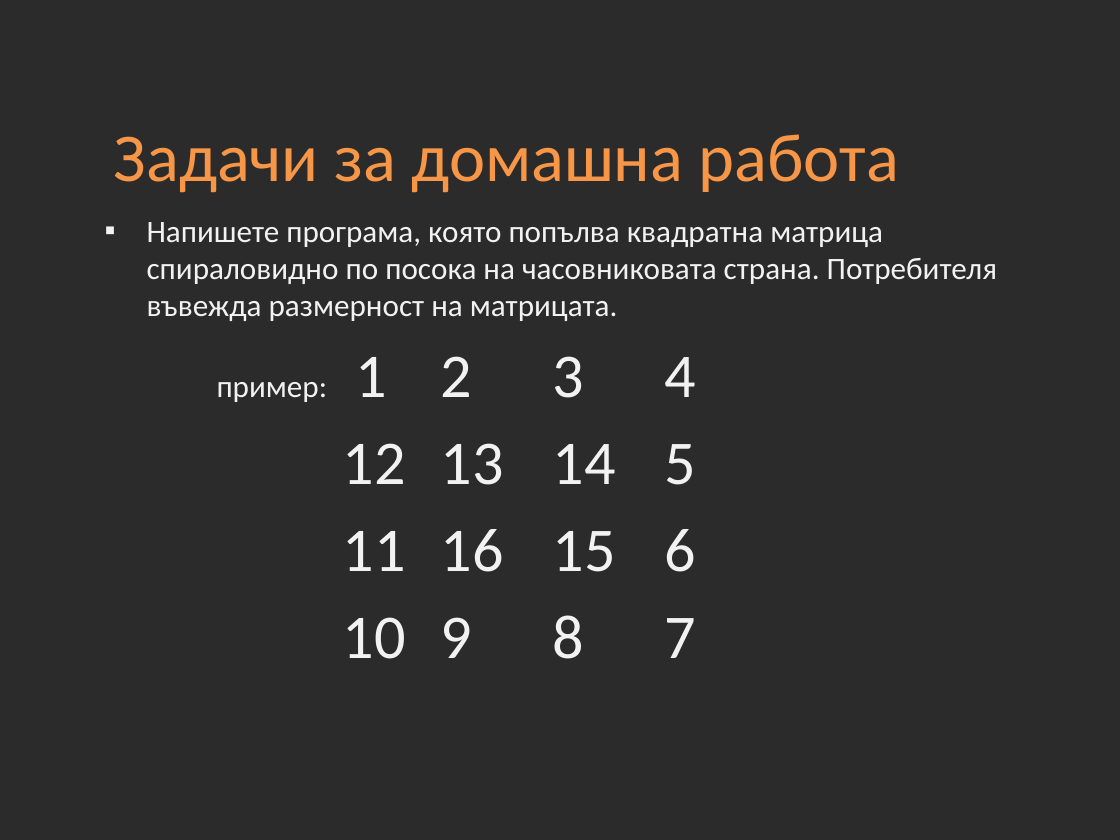
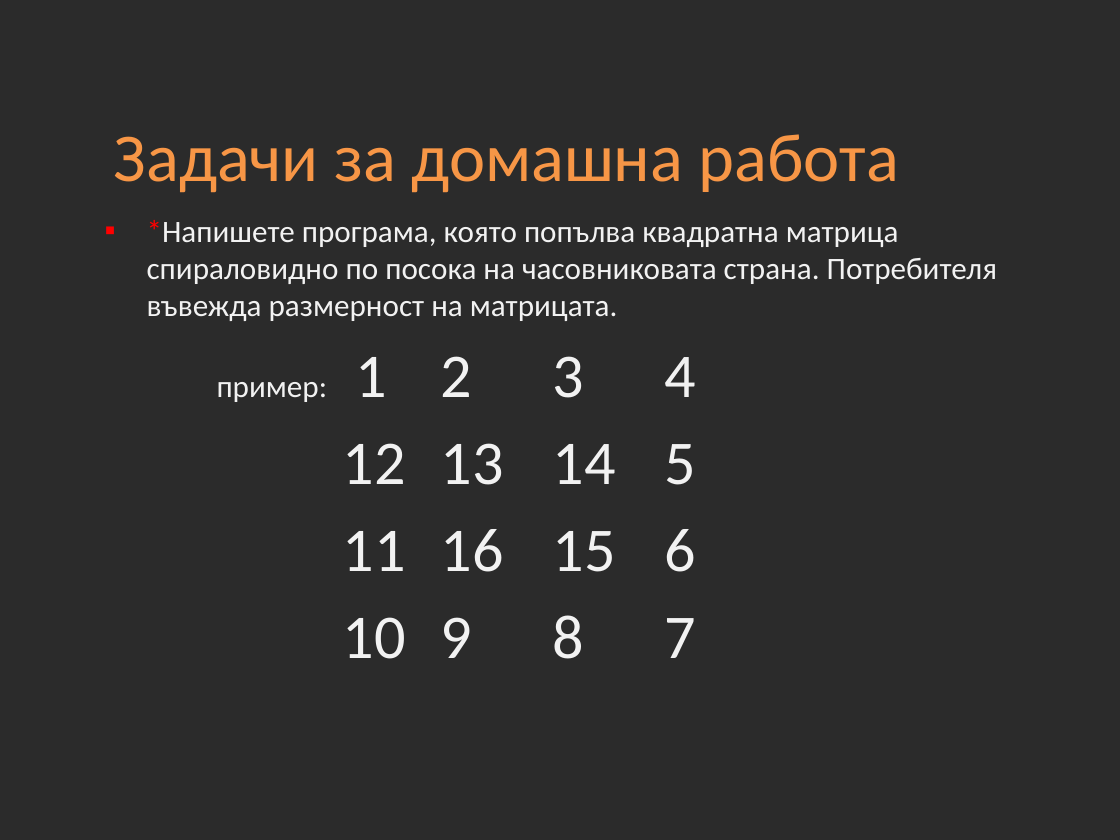
Before and after one commit to Academy-Soft-Intellect/Dot-Net-Course, a slide deck: slide 31 of 05-Arrays.pptx. Drawn at 1120x840 pixels with LibreOffice and Linux fonts; fonts in the diff are those of the drawing; background and template pictures are left out; a plain dark background stands for a picture behind light text. Boxes give left, top, right and bottom in pixels: in the first picture for what was removed or moved away, otherwise in the second. Text is boxed around its words. In the diff, an @@ line names an element or a change of style, - is before the commit and + after.

```diff
--- a/05-Arrays.pptx
+++ b/05-Arrays.pptx
@@ text at bbox=[147, 220, 997, 321]: text changed @@
-▪ Напишете програма, която попълва квадратна матрица спираловидно по посока на часовниковата страна. Потребителя въвежда размерност на матрицата.
+▪ *Напишете програма, която попълва квадратна матрица спираловидно по посока на часовниковата страна. Потребителя въвежда размерност на матрицата.
```
Also in this commit, not shown: 14 other files.
